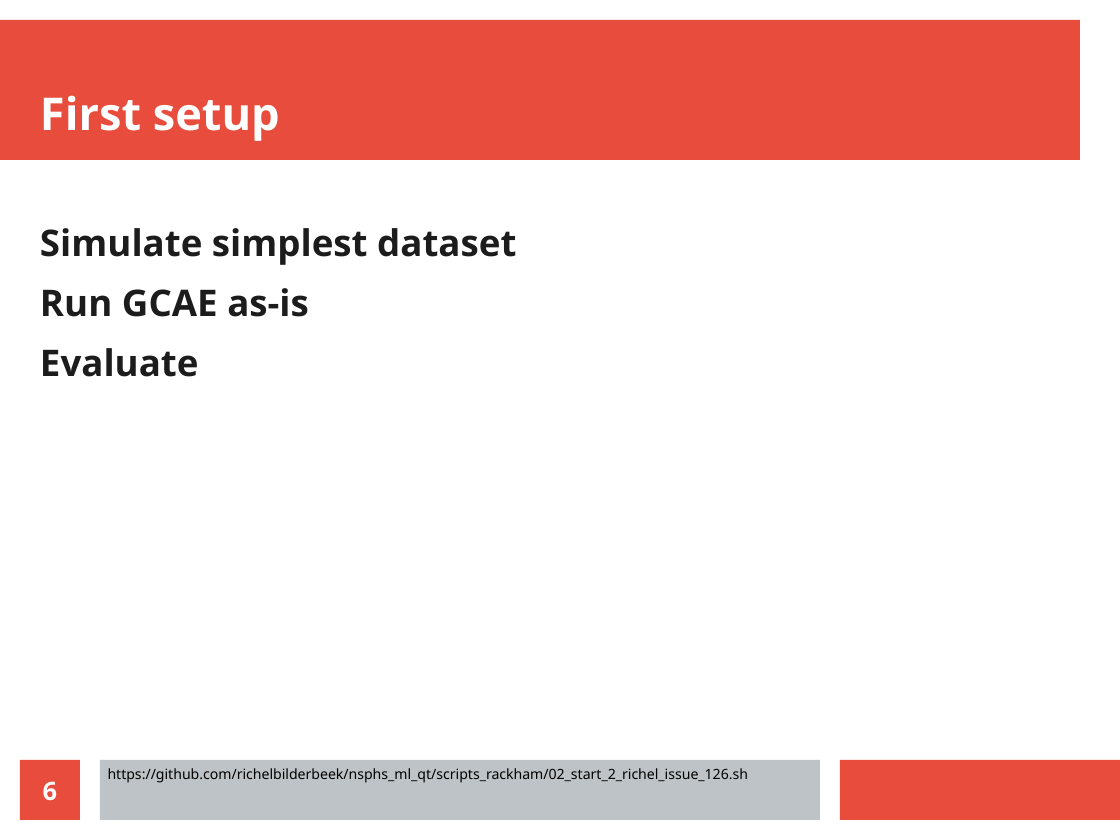
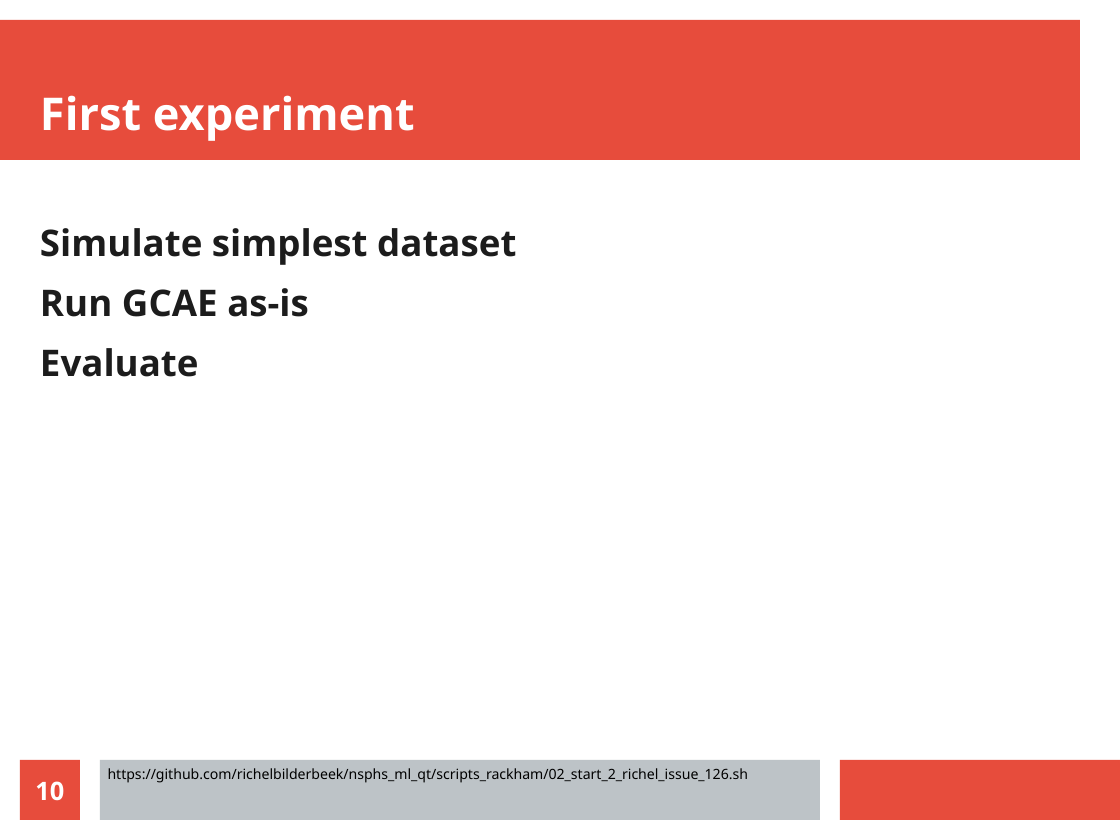
Before and after one commit to richelbilderbeek/science_presentation_20220305, a slide deck: slide 10 of science_presentation_20220305.odp (slide 6 before the commit). Drawn at 1120x840 pixels with LibreOffice and Linux fonts; fonts in the diff are those of the drawing. Boxes give left, top, right and bottom in pixels: in the first picture for what was removed or moved away, otherwise in the second. Text is boxed around its words. In the diff, an @@ line names an element or a change of style, - is before the commit and + after.

```diff
--- a/science_presentation_20220305.odp
+++ b/science_presentation_20220305.odp
@@ title at (40,95,415,141): text changed @@
-First setup
+First experiment
@@ page number at (35,781,64,801): text changed @@
-6
+10
```
Also in this commit, not shown: 5 other slides changed, 8 slides added, 2 slides removed, 4 other files.
